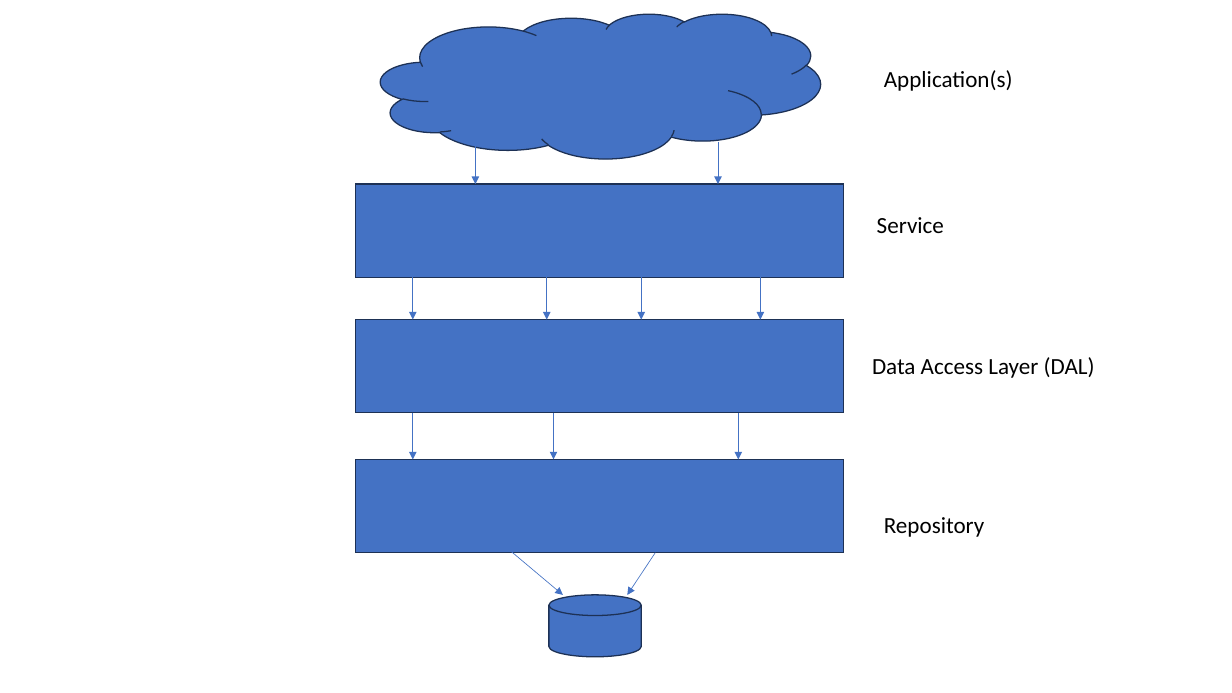
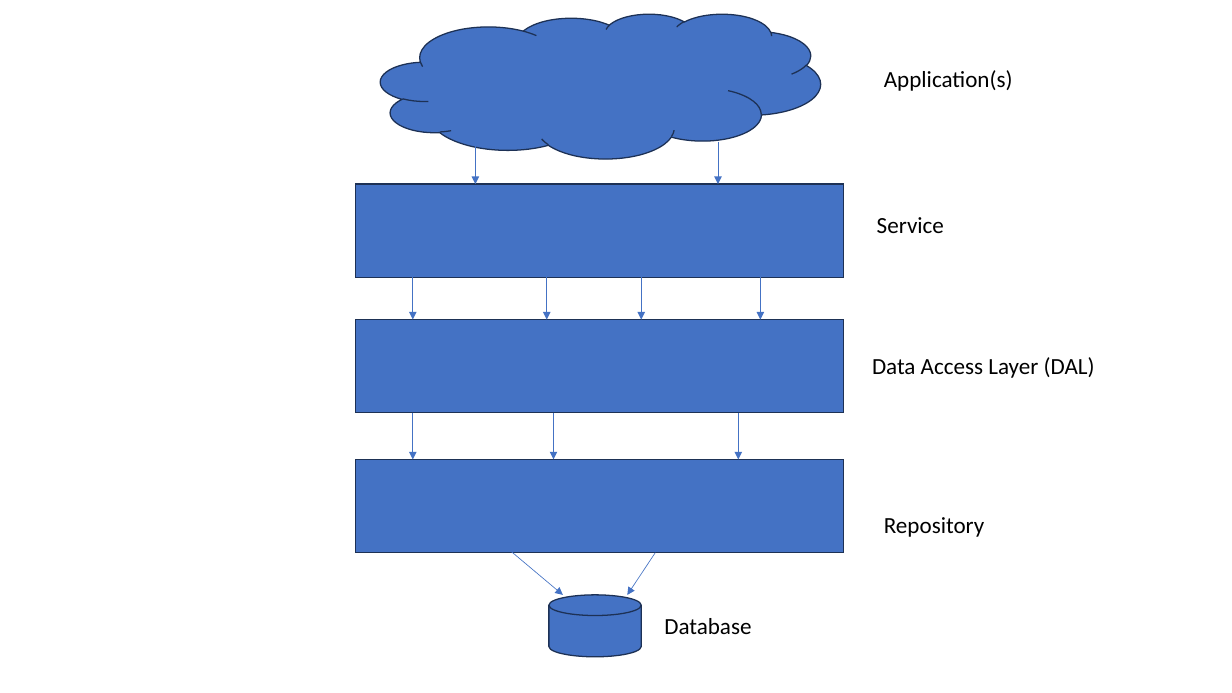
Before and after one commit to oguzkaran/Go-Programming-Applications-Sep-2023, a slide deck: slide 1 of doc/images/AMultilayerArchitectureApproach.pptx. Drawn at 1232x693 pixels with LibreOffice and Linux fonts; fonts in the diff are those of the drawing. Boxes give left, top, right and bottom in pixels: in the first picture for what was removed or moved away, otherwise in the second. Text is boxed around its words. In the diff, an @@ line names an element or a change of style, - is before the commit and + after.

```diff
--- a/doc/images/AMultilayerArchitectureApproach.pptx
+++ b/doc/images/AMultilayerArchitectureApproach.pptx
@@ text added at <box>664,618,751,634</box>, 18 pt, text #000000 @@
+Database
```
Also in this commit, not shown: 5 other files.
